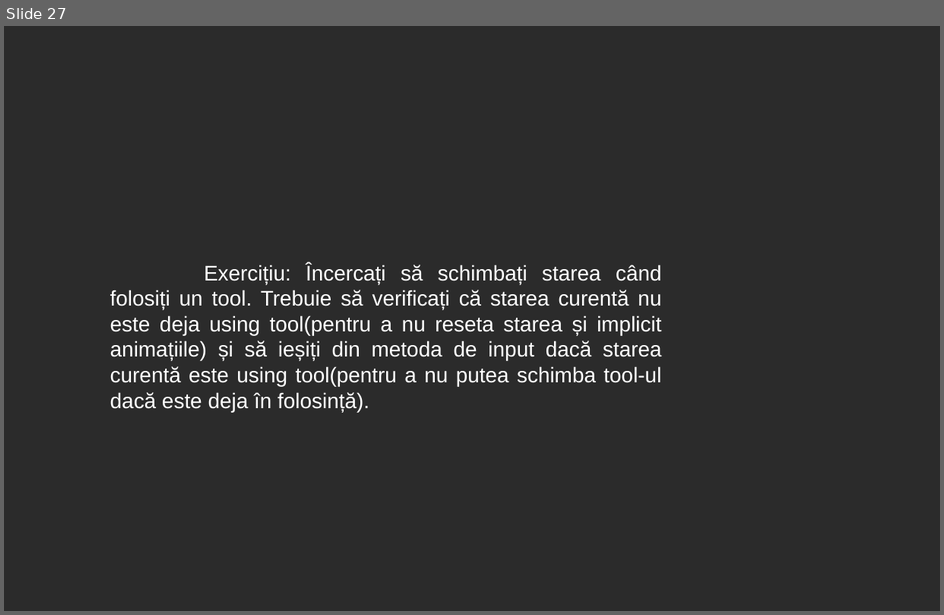
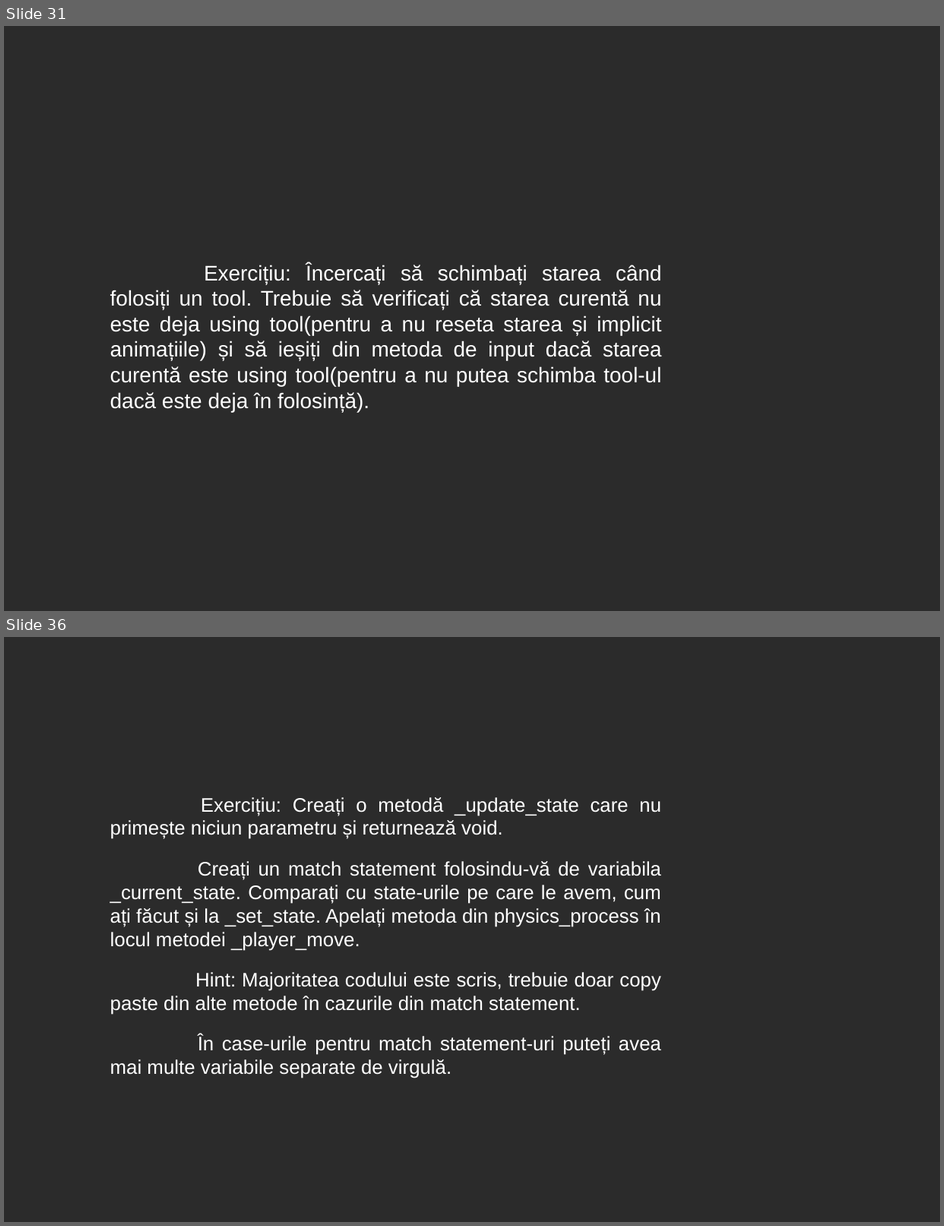
Before and after one commit to 0xspiderr/gdc-upt-presentations, a slide deck: presentation_3/presentation_3.odp. Shown one above the other, each under a label of ours: slide 27 before the commit, slides 31 and 36 after it; the slides between them are not shown. The pictures are 944x615 and 944x1226 pixels, drawn with LibreOffice and Linux fonts; fonts in the diff are those of the drawing; background and template pictures are left out; a plain dark background stands for a picture behind light text. Boxes give left, top, right and bottom in pixels: in the first picture for what was removed or moved away, otherwise in the second. Text is boxed around its words. In the diff, an @@ line names an element or a change of style, - is before the commit and + after.

```diff
--- a/presentation_3/presentation_3.odp
+++ b/presentation_3/presentation_3.odp
@@ slide 36 added at (x1=4, y1=637, x2=940, y2=1222), background picture (left out) @@
@@ text added at (x1=110, y1=797, x2=661, y2=1079), 16.6 pt, text #FFFFFF @@
+Exercițiu: Creați o metodă _update_state care nu primește niciun parametru și returnează void.
+Creați un match statement folosindu-vă de variabila _current_state. Comparați cu state-urile pe care le avem, cum ați făcut și la _set_state. Apelați metoda din physics_process în locul metodei _player_move.
+Hint: Majoritatea codului este scris, trebuie doar copy paste din alte metode în cazurile din match statement.
+În case-urile pentru match statement-uri puteți avea mai multe variabile separate de virgulă.
@@ what was slide 27 is now slide 31 @@
```
Also in this commit, not shown: 1 slide changed, 37 other slides added, 23 other files.
